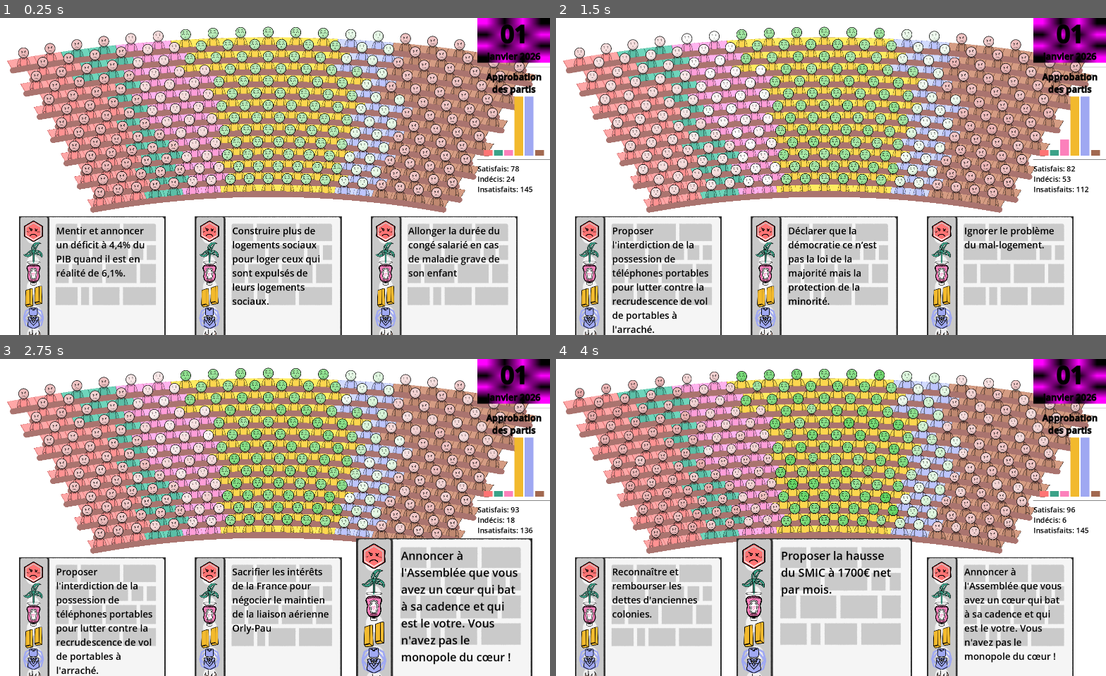
Above: before the commit, frames 1-4 (two rows, left to right).
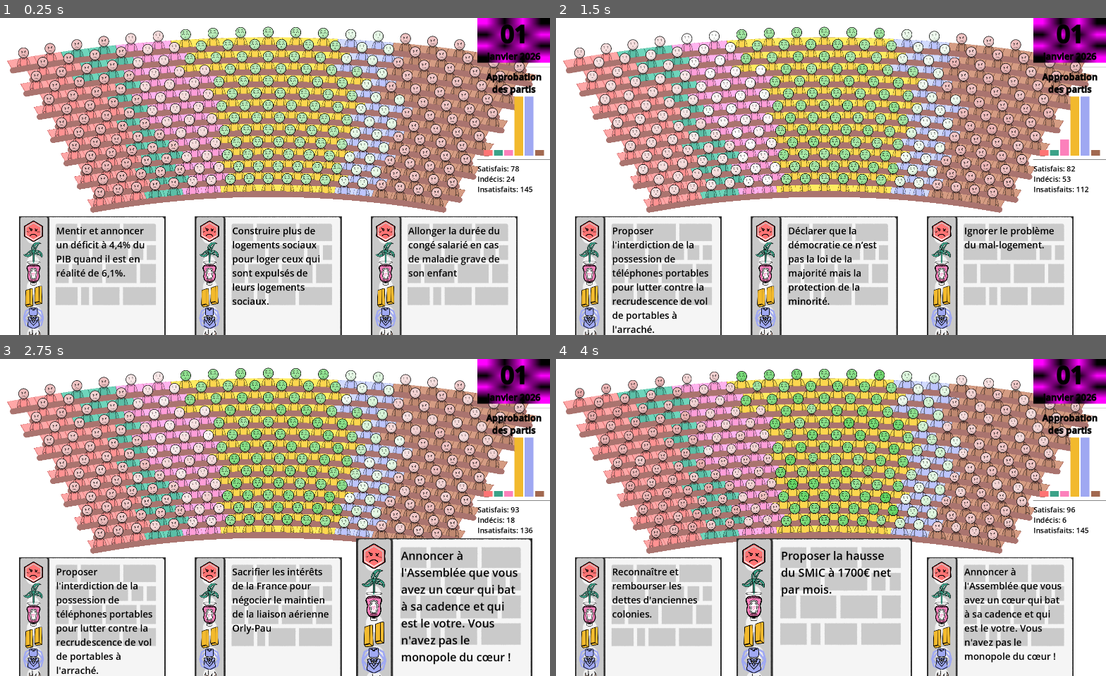
Above: after the commit, the same moments.

Repository: remimorvan/assemblee-nationale-simulator
Game: Godot game, scene res://scenes/game.tscn
The game is run twice, just before and just after one commit, with the same random seed, the same clock (stepped at 60 frames per second) and the same inputs.
Inputs (mouse positions are in pixels of both pictures, inside the frame that each line leads up to):
- Up to frame 1 (0.25 s): no input
- Up to frame 2 (1.5 s): tap Enter at 0.5 s; move the mouse to (649, 312) at 0.52 s; click (649, 312) at 0.67 s; move the mouse to (825, 312) at 1.27 s; click (825, 312) at 1.42 s
- Up to frame 3 (2.75 s): move the mouse to (445, 653) at 2.02 s; click (445, 653) at 2.17 s
- Up to frame 4 (4 s): click (1001, 653) at 2.92 s; move the mouse to (825, 653) at 3.52 s; click (825, 653) at 3.67 s

The runs differ from the first frame. In frame 1, less than 0.1% of the frame differs, in the area x 80-98%, y 14-60%; in frame 2, less than 0.1%; in frame 3, less than 0.1%; in frame 4, less than 0.1%.

Commit message:
highlight but bugged

Diff:
--- a/assets/hemicycle/hemicycle.gdshader
+++ b/assets/hemicycle/hemicycle.gdshader
@@ -3,7 +3,8 @@
 const int HEIGHT = 13;
 const vec2 cycle_center = vec2(0.5,1.7);
 
-uniform vec3 color_values[WIDTH*HEIGHT];
+uniform vec3 party_colors[6];
+uniform int party_values[WIDTH*HEIGHT];
 
 void vertex() {
 	// Called for every vertex the material is visible on.
@@ -31,16 +32,17 @@
 
 	int cellx = int(projectedx*float(WIDTH));
 
+	vec3 color = party_colors[party_values[celly+HEIGHT*cellx]];
 	if (projectedx>=0. && projectedy>=0. && projectedy<=1. && projectedx<=1.)
 	{
-		COLOR = vec4(color_values[celly+HEIGHT*cellx],1.0)+vec4(0.2f);
+		COLOR = vec4(color,1.0)+vec4(0.2f);
 	}
 
 	if (projectedx>=-0.01/float(WIDTH) && projectedy>=-0.02/float(HEIGHT) &&
 		projectedy<=0.999 && projectedx<=1.+0.02/float(HEIGHT) &&
 		(around_integer(projectedx*float(WIDTH),0.01) || around_integer(r*float(HEIGHT),0.02)))
 	{
-		COLOR = vec4((vec3(0.,0.,0.)+ 4.*color_values[celly+HEIGHT*cellx])/5.,1.);
+		COLOR = vec4((vec3(0.,0.,0.)+ 4.*color)/5.,1.);
 	}
 }
 
--- a/scenes/card.tscn
+++ b/scenes/card.tscn
@@ -1,21 +1,20 @@
 [gd_scene load_steps=20 format=3 uid="uid://b7jidntt07fi4"]
 
 [ext_resource type="Script" uid="uid://ddn50b8k2q78u" path="res://scripts/card.gd" id="1_d81rb"]
-[ext_resource type="Texture2D" uid="uid://bpgwpo35t1t1b" path="res://assets/card/card_mockup.png" id="2_6u4wf"]
+[ext_resource type="Texture2D" uid="uid://dmccpgsxbcxdg" path="res://assets/card/card_mockup.png" id="2_6u4wf"]
 [ext_resource type="Shader" uid="uid://cdf3y6rge0qjs" path="res://assets/shader/card.gdshader" id="2_xjciw"]
-[ext_resource type="Texture2D" uid="uid://bfv1ubu5a6adk" path="res://assets/card/logos/lfi_back.png" id="3_42b55"]
-[ext_resource type="Texture2D" uid="uid://cmds766v1s54w" path="res://assets/card/logos/lfi_line.png" id="4_xjciw"]
-[ext_resource type="Texture2D" uid="uid://cfk324721xw5c" path="res://assets/card/logos/eco_back.png" id="5_54seb"]
-[ext_resource type="Texture2D" uid="uid://choeclexwsube" path="res://assets/card/logos/eco_line.png" id="6_v23hl"]
-[ext_resource type="Texture2D" uid="uid://d0yjitx7m5ewh" path="res://assets/card/logos/soc_back.png" id="7_3ydx5"]
-[ext_resource type="Texture2D" uid="uid://c6ysdgphhnm8a" path="res://assets/card/logos/soc_line.png" id="8_xuy1i"]
-[ext_resource type="Texture2D" uid="uid://dsn4ljun4v183" path="res://assets/card/logos/macron_back.png" id="9_rywyy"]
-[ext_resource type="Texture2D" uid="uid://4ovupkayo2h7" path="res://assets/card/logos/macron_line.png" id="10_le4ky"]
-[ext_resource type="Texture2D" uid="uid://laff0i5vdt6f" path="res://assets/card/logos/lr_back.png" id="11_125j1"]
-[ext_resource type="Texture2D" uid="uid://dvsad4nsywnwg" path="res://assets/card/logos/lr_line.png" id="12_b834i"]
-[ext_resource type="Texture2D" uid="uid://djphcib3846dy" path="res://assets/card/logos/facho_back.png" id="13_07urr"]
-[ext_resource type="Texture2D" uid="uid://ggp34647sin6" path="res://assets/card/logos/facho_line.png" id="14_l85n3"]
-[ext_resource type="FontFile" uid="uid://0pyo548st5e1" path="res://assets/card/BadComic-Regular.ttf" id="16_54seb"]
+[ext_resource type="Texture2D" uid="uid://ixf4p0ltgjmg" path="res://assets/card/logos/lfi_back.png" id="3_42b55"]
+[ext_resource type="Texture2D" uid="uid://d3o7aasw3i1q4" path="res://assets/card/logos/lfi_line.png" id="4_xjciw"]
+[ext_resource type="Texture2D" uid="uid://cc4yddk7esw3c" path="res://assets/card/logos/eco_back.png" id="5_54seb"]
+[ext_resource type="Texture2D" uid="uid://b44ican76mjdh" path="res://assets/card/logos/eco_line.png" id="6_v23hl"]
+[ext_resource type="Texture2D" uid="uid://ctlaib2j778p3" path="res://assets/card/logos/soc_back.png" id="7_3ydx5"]
+[ext_resource type="Texture2D" uid="uid://bpufl3yrfw0wq" path="res://assets/card/logos/soc_line.png" id="8_xuy1i"]
+[ext_resource type="Texture2D" uid="uid://l37t3hvexhkd" path="res://assets/card/logos/macron_back.png" id="9_rywyy"]
+[ext_resource type="Texture2D" uid="uid://djyp5wpr4c0p3" path="res://assets/card/logos/macron_line.png" id="10_le4ky"]
+[ext_resource type="Texture2D" uid="uid://bl1kc2vappia3" path="res://assets/card/logos/lr_back.png" id="11_125j1"]
+[ext_resource type="Texture2D" uid="uid://dnadrrcp5ix6d" path="res://assets/card/logos/lr_line.png" id="12_b834i"]
+[ext_resource type="Texture2D" uid="uid://donf4a7r825i3" path="res://assets/card/logos/facho_back.png" id="13_07urr"]
+[ext_resource type="Texture2D" uid="uid://cm2evyhf53cxp" path="res://assets/card/logos/facho_line.png" id="14_l85n3"]
 
 [sub_resource type="ShaderMaterial" id="ShaderMaterial_54seb"]
 resource_local_to_scene = true
--- a/scenes/game.tscn
+++ b/scenes/game.tscn
@@ -61,8 +61,12 @@
 [node name="Plot" parent="VBoxContainer" instance=ExtResource("4_lbhrr")]
 custom_minimum_size = Vector2(100, 200)
 layout_mode = 2
+bar_values = Array[float]([0.3, 0.7, 0.5, 0.9, 0.4, 0.6])
+bar_colors = Array[Color]([Color(0.996094, 0.453125, 0.453125, 1), Color(0.230469, 0.636719, 0.535156, 1), Color(0.988281, 0.5, 0.734375, 1), Color(0.949219, 0.726562, 0.175781, 1), Color(0.625, 0.660156, 0.949219, 1), Color(0.636719, 0.410156, 0.3125, 1)])
 bar_spacing = 5
 bar_width = 30
+hover_scale = 1.1
+hover_color_brightness = 1.3
 min_bar_height = 20
 
 [node name="HSeparator2" type="HSeparator" parent="VBoxContainer"]
--- a/scenes/hemicycle.tscn
+++ b/scenes/hemicycle.tscn
@@ -6,7 +6,8 @@
 
 [sub_resource type="ShaderMaterial" id="ShaderMaterial_hw2pa"]
 shader = ExtResource("3_8igwf")
-shader_parameter/color_values = PackedVector3Array(0, 0, 0, 0, 0, 0, 0, 0, 0, 0, 0, 0, 0, 0, 0, 0, 0, 0, 0, 0, 0, 0, 0, 0, 0, 0, 0, 0, 0, 0, 0, 0, 0, 0, 0, 0, 0, 0, 0, 0, 0, 0, 0, 0, 0, 0, 0, 0, 0, 0, 0, 0, 0, 0, 0, 0, 0, 0, 0, 0, 0, 0, 0, 0, 0, 0, 0, 0, 0, 0, 0, 0, 0, 0, 0, 0, 0, 0, 0, 0, 0, 0, 0, 0, 0, 0, 0, 0, 0, 0, 0, 0, 0, 0, 0, 0, 0, 0, 0, 0, 0, 0, 0, 0, 0, 0, 0, 0, 0, 0, 0, 0, 0, 0, 0, 0, 0, 0, 0, 0, 0, 0, 0, 0, 0, 0, 0, 0, 0, 0, 0, 0, 0, 0, 0, 0, 0, 0, 0, 0, 0, 0, 0, 0, 0, 0, 0, 0, 0, 0, 0, 0, 0, 0, 0, 0, 0, 0, 0, 0, 0, 0, 0, 0, 0, 0, 0, 0, 0, 0, 0, 0, 0, 0, 0, 0, 0, 0, 0, 0, 0, 0, 0, 0, 0, 0, 0, 0, 0, 0, 0, 0, 0, 0, 0, 0, 0, 0, 0, 0, 0, 0, 0, 0, 0, 0, 0, 0, 0, 0, 0, 0, 0, 0, 0, 0, 0, 0, 0, 0, 0, 0, 0, 0, 0, 0, 0, 0, 0, 0, 0, 0, 0, 0, 0, 0, 0, 0, 0, 0, 0, 0, 0, 0, 0, 0, 0, 0, 0, 0, 0, 0, 0, 0, 0, 0, 0, 0, 0, 0, 0, 0, 0, 0, 0, 0, 0, 0, 0, 0, 0, 0, 0, 0, 0, 0, 0, 0, 0, 0, 0, 0, 0, 0, 0, 0, 0, 0, 0, 0, 0, 0, 0, 0, 0, 0, 0, 0, 0, 0)
+shader_parameter/party_colors = PackedVector3Array(0, 0, 0, 0, 0, 0, 0, 0, 0, 0, 0, 0, 0, 0, 0, 0, 0, 0)
+shader_parameter/party_values = PackedInt32Array(0, 0, 0, 0, 0, 0, 0, 0, 0, 0, 0, 0, 0, 0, 0, 0, 0, 0, 0, 0, 0, 0, 0, 0, 0, 0, 0, 0, 0, 0, 0, 0, 0, 0, 0, 0, 0, 0, 0, 0, 0, 0, 0, 0, 0, 0, 0, 0, 0, 0, 0, 0, 0, 0, 0, 0, 0, 0, 0, 0, 0, 0, 0, 0, 0, 0, 0, 0, 0, 0, 0, 0, 0, 0, 0, 0, 0, 0, 0, 0, 0, 0, 0, 0, 0, 0, 0, 0, 0, 0, 0, 0, 0, 0, 0, 0, 0, 0, 0, 0, 0, 0, 0, 0, 0, 0, 0, 0, 0, 0, 0, 0, 0, 0, 0, 0, 0, 0, 0, 0, 0, 0, 0, 0, 0, 0, 0, 0, 0, 0, 0, 0, 0, 0, 0, 0, 0, 0, 0, 0, 0, 0, 0, 0, 0, 0, 0, 0, 0, 0, 0, 0, 0, 0, 0, 0, 0, 0, 0, 0, 0, 0, 0, 0, 0, 0, 0, 0, 0, 0, 0, 0, 0, 0, 0, 0, 0, 0, 0, 0, 0, 0, 0, 0, 0, 0, 0, 0, 0, 0, 0, 0, 0, 0, 0, 0, 0, 0, 0, 0, 0, 0, 0, 0, 0, 0, 0, 0, 0, 0, 0, 0, 0, 0, 0, 0, 0, 0, 0, 0, 0, 0, 0, 0, 0, 0, 0, 0, 0, 0, 0, 0, 0, 0, 0, 0, 0, 0, 0, 0, 0, 0, 0, 0, 0, 0, 0)
 
 [node name="Hemicycle" type="Node2D"]
 script = ExtResource("1_22fab")
--- a/scripts/hemicycle.gd
+++ b/scripts/hemicycle.gd
@@ -4,6 +4,7 @@
 @export var desk_color:Color
 @onready var Plot: Control = $"../VBoxContainer/Plot"
 @onready var TextStats: Control = $"../VBoxContainer/TextStats"
+
 var width: int = 19
 var height: int = 13
 
@@ -19,7 +20,7 @@
 
 var default_approval: Array[float] = [-3.0, -2.5, -1.5, 3.0, 1.0, -2.5]
 
-var party_colors: Array[Vector3] = [
+var party_colors: PackedVector3Array = [
 	Vector3(255., 116., 116.)/256.,
 	Vector3(59., 163., 137.)/256.,
 	Vector3(253., 128., 188.)/256.,
@@ -27,6 +28,8 @@
 	Vector3(160., 169., 243.)/256.,
 	Vector3(163., 105., 80.)/256.
 ]
+
+var party_array: PackedInt32Array = PackedInt32Array()
 
 # inverse of the shader code
 func cell_to_uv(cellx: float, celly: float) -> Vector2:
@@ -50,14 +53,11 @@
 
 # Called when the node enters the scene tree for the first time.
 func _ready() -> void:
-	var mat: ShaderMaterial = $TextureRect.material
-
-	var vec3_color_array: PackedVector3Array = PackedVector3Array()
-	vec3_color_array.resize(width*height)
+	party_array.resize(width*height)
 
 	for i in range(width*height):
 		var party = new_mp(i)
-		vec3_color_array[i] = party_colors[party]
+		party_array[i] = party
 
 	# bars
 	for i in range(height):
@@ -89,7 +89,10 @@
 		add_child(line)
 		line.z_index = 2*(height-i);
 
-	mat.set_shader_parameter("color_values", vec3_color_array)
+	var mat: ShaderMaterial = $TextureRect.material
+
+	mat.set_shader_parameter("party_values", party_array)
+	mat.set_shader_parameter("party_colors", party_colors)
 
 	update_plot()
 
@@ -136,6 +139,11 @@
 		Plot.update_bar_value(i, approvals[i])
 	TextStats.bbcode_text = "[color=black][font_size=25]Satisfais: %s\nIndécis: %s\nInsatisfaits: %s" % compute_number_approvals()
 
+func highlight(index: int):
+	party_colors[index] *= 2
+	var mat: ShaderMaterial = $TextureRect.material
+	mat.set_shader_parameter("party_colors", party_colors)
+
 # Crée et place le MP
 func new_mp(seat: int) -> int:	# returns number of the political party of mp
 	var x = seat%height
--- a/scripts/plot.gd
+++ b/scripts/plot.gd
@@ -16,6 +16,7 @@
 @export var hover_scale = 1.1
 @export var hover_color_brightness = 1.3
 @export var min_bar_height = 10
+@onready var Hemicycle: Node2D = $"../../Hemicycle"
 
 var bar_rects: Array[Rect2] = []
 var hovered_index: int = -1
@@ -88,6 +89,7 @@
 
 func _on_bar_hovered(index: int):
 	print("Bar %d hovered! Value: %.2f" % [index, bar_values[index]])
+	Hemicycle.highlight(index);
 	# TODO: highlight the political group
 
 func update_bar_value(index: int, new_value: float):
Not shown: 1 places in scenes/game.tscn that only renumber resources
